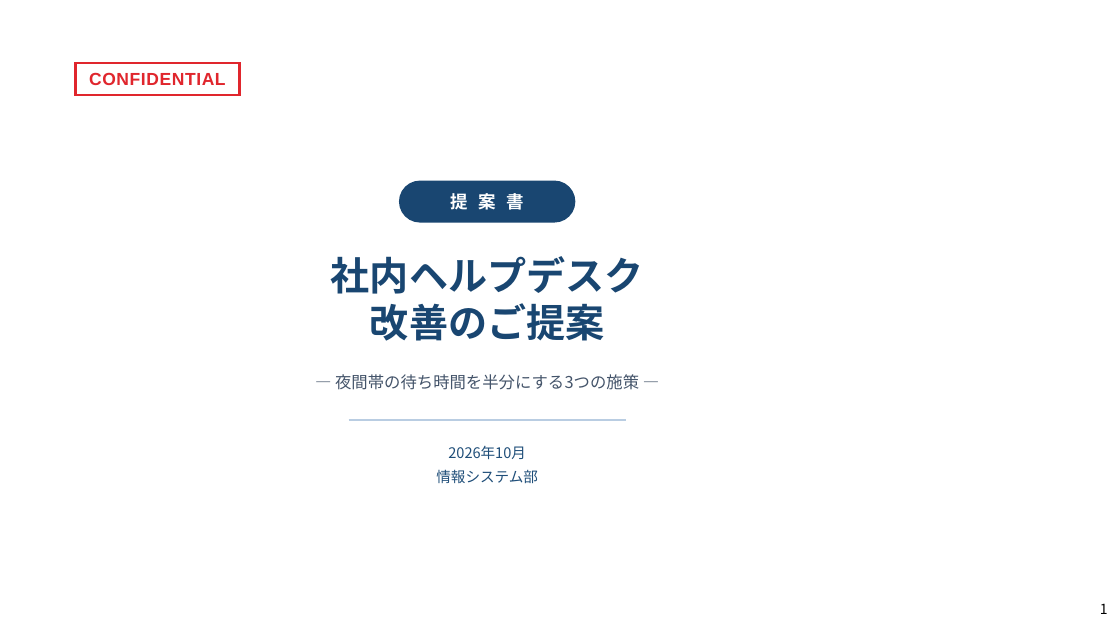
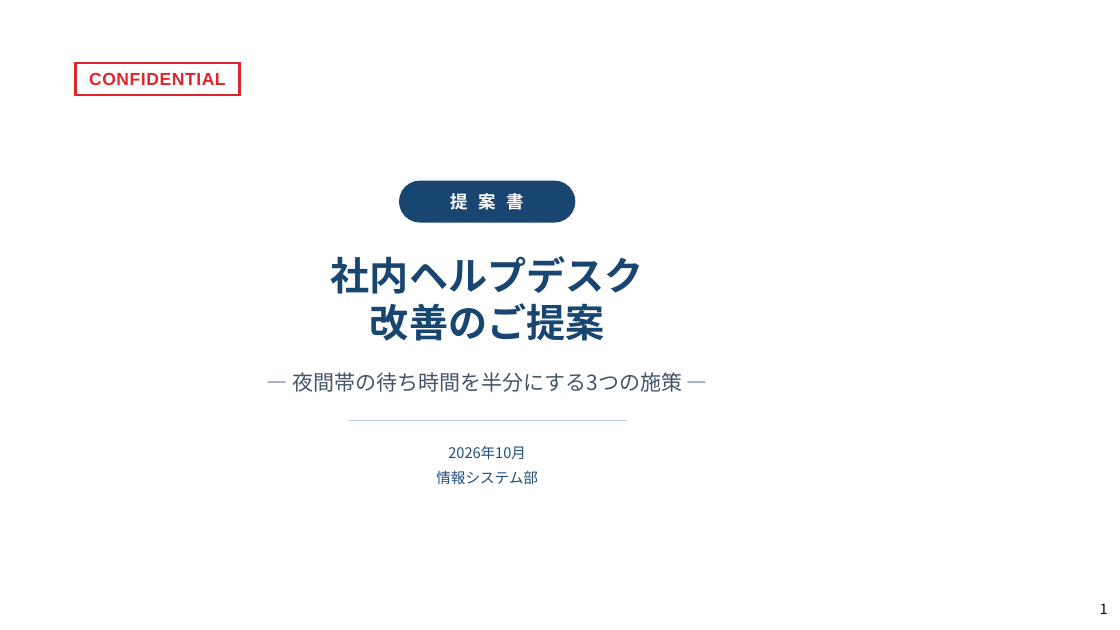
Before and after one commit to Kishi-Satoshi/slide-techvan-dist, a slide deck: slide 1 of plugins/slide-techvan/skills/slide-techvan/examples/catalog-techvan.pptx. Drawn at 1120x630 pixels with LibreOffice and Linux fonts; fonts in the diff are those of the drawing; background and template pictures are left out. Boxes give left, top, right and bottom in pixels: in the first picture for what was removed or moved away, otherwise in the second. Text is boxed around its words. In the diff, an @@ line names an element or a change of style, - is before the commit and + after.

```diff
--- a/plugins/slide-techvan/skills/slide-techvan/examples/catalog-techvan.pptx
+++ b/plugins/slide-techvan/skills/slide-techvan/examples/catalog-techvan.pptx
@@ text "― 夜間帯の待ち時間を半分にする3つの施策 ―" at (292,372,682,392): size 14 to 18 pt @@
```
Also in this commit, not shown: 4 other slides changed, 1 slide added, 13 other files.
